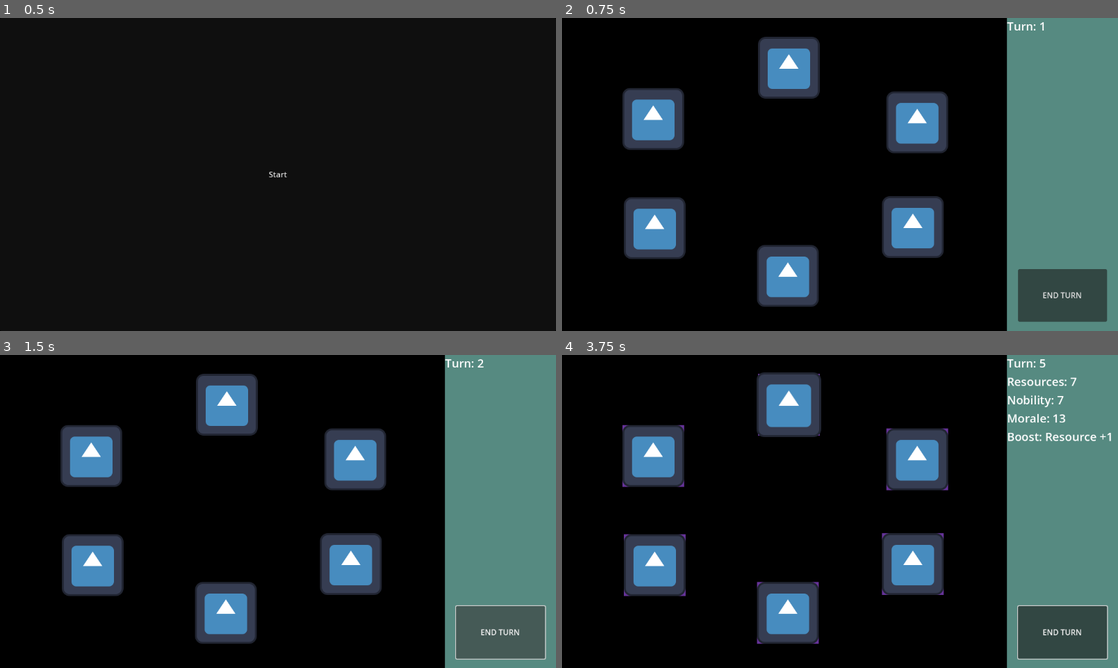
Above: before the commit, frames 1-4 (two rows, left to right).
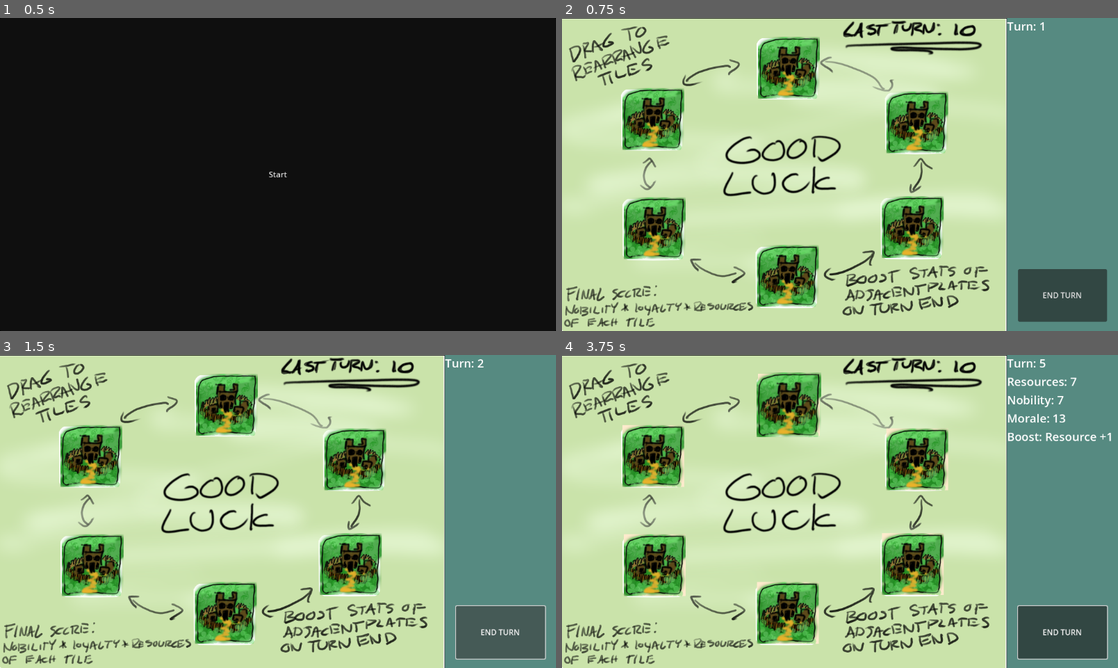
Above: after the commit, the same moments.

Repository: morganwynne/Cracking-Kingdom-Down
Game: Godot game, scene res://scenes/core.tscn
The game is run twice, just before and just after one commit, with the same random seed, the same clock (stepped at 60 frames per second) and the same inputs. The engine's default icon, where the game draws it, is replaced by a stand-in: a white triangle on a blue panel in a dark square.
Inputs (mouse positions are in pixels of both pictures, inside the frame that each line leads up to):
- Up to frame 1 (0.5 s): no input
- Up to frame 2 (0.75 s): click "Start" at 0.5 s
- Up to frame 3 (1.5 s): click "END TURN" at 1.25 s
- Up to frame 4 (3.75 s): click "END TURN" at 2 s; click "END TURN" at 2.75 s; tap Enter at 3.5 s; move the mouse to (789, 405) at 3.52 s; press the mouse at (789, 405) at 3.53 s

Frame 1 is identical in both runs. In frame 2, 79% of the frame differs, in the area x 0-80%, y 0-100%; in frame 3, 79%; in frame 4, 79%.

Commit message:
Calculate end game score and add restart screen

Diff:
--- a/scenes/core.tscn
+++ b/scenes/core.tscn
@@ -1,6 +1,9 @@
-[gd_scene load_steps=2 format=3 uid="uid://dt2mrlrcedsuy"]
+[gd_scene load_steps=3 format=3 uid="uid://dt2mrlrcedsuy"]
 
 [ext_resource type="Script" path="res://scripts/core.gd" id="1_68xih"]
+
+[sub_resource type="LabelSettings" id="LabelSettings_1pdhs"]
+line_spacing = 40.0
 
 [node name="Core" type="Node"]
 script = ExtResource("1_68xih")
@@ -25,4 +28,42 @@
 grow_vertical = 2
 text = "Start"
 
+[node name="EndGameUI" type="Control" parent="."]
+process_mode = 3
+visible = false
+layout_mode = 3
+anchors_preset = 15
+anchor_right = 1.0
+anchor_bottom = 1.0
+grow_horizontal = 2
+grow_vertical = 2
+
+[node name="Label" type="Label" parent="EndGameUI"]
+layout_mode = 1
+anchors_preset = 8
+anchor_left = 0.5
+anchor_top = 0.5
+anchor_right = 0.5
+anchor_bottom = 0.5
+offset_left = -24.0
+offset_top = -11.5
+offset_right = 24.0
+offset_bottom = 11.5
+grow_horizontal = 2
+grow_vertical = 2
+text = "Score:"
+label_settings = SubResource("LabelSettings_1pdhs")
+
+[node name="Restart" type="Button" parent="EndGameUI"]
+layout_mode = 1
+anchors_preset = -1
+anchor_top = 0.621
+anchor_right = 1.0
+anchor_bottom = 1.0
+offset_top = -8.0
+grow_horizontal = 2
+grow_vertical = 0
+text = "Restart"
+
 [connection signal="pressed" from="MainMenuUI/Start" to="." method="_on_start_game_pressed"]
+[connection signal="pressed" from="EndGameUI/Restart" to="." method="_on_restart_game_pressed"]
--- a/scenes/game.tscn
+++ b/scenes/game.tscn
@@ -1,8 +1,9 @@
-[gd_scene load_steps=10 format=3 uid="uid://dk01u1bxotws2"]
+[gd_scene load_steps=11 format=3 uid="uid://dk01u1bxotws2"]
 
 [ext_resource type="PackedScene" uid="uid://dn10wrliy2423" path="res://scenes/plate_holder.tscn" id="1_eol53"]
 [ext_resource type="Script" path="res://scripts/game.gd" id="1_r0p67"]
 [ext_resource type="PackedScene" uid="uid://dm37p0qw2e7qd" path="res://scenes/plate.tscn" id="2_3k1tl"]
+[ext_resource type="Texture2D" uid="uid://clus1ox36lfjt" path="res://images/background.png" id="2_wjhfu"]
 [ext_resource type="Script" path="res://scripts/end_turn_button.gd" id="4_f5sf2"]
 [ext_resource type="Script" path="res://scripts/turn_label.gd" id="4_y5emj"]
 [ext_resource type="Script" path="res://scripts/turn_counter.gd" id="5_t813l"]
@@ -13,86 +14,90 @@
 [node name="Game" type="Node"]
 script = ExtResource("1_r0p67")
 
+[node name="TextureRect" type="Sprite2D" parent="."]
+position = Vector2(460, 325)
+texture = ExtResource("2_wjhfu")
+
 [node name="PlateHolders" type="Node" parent="."]
 
-[node name="PlateHolder1" parent="PlateHolders" node_paths=PackedStringArray("plate") instance=ExtResource("1_eol53")]
+[node name="PlateHolder1" parent="PlateHolders" node_paths=PackedStringArray("plate", "adjacent_plate_holders") instance=ExtResource("1_eol53")]
 position = Vector2(470, 103)
 plate = NodePath("../../Plates/Plate1")
+adjacent_plate_holders = [NodePath("../PlateHolder3"), NodePath("../PlateHolder6")]
 
-[node name="PlateHolder2" parent="PlateHolders" node_paths=PackedStringArray("plate") instance=ExtResource("1_eol53")]
+[node name="PlateHolder2" parent="PlateHolders" node_paths=PackedStringArray("plate", "adjacent_plate_holders") instance=ExtResource("1_eol53")]
 position = Vector2(727, 433)
 plate = NodePath("../../Plates/Plate2")
+adjacent_plate_holders = [NodePath("../PlateHolder3"), NodePath("../PlateHolder4")]
 
-[node name="PlateHolder3" parent="PlateHolders" node_paths=PackedStringArray("plate") instance=ExtResource("1_eol53")]
+[node name="PlateHolder3" parent="PlateHolders" node_paths=PackedStringArray("plate", "adjacent_plate_holders") instance=ExtResource("1_eol53")]
 position = Vector2(736, 216)
 plate = NodePath("../../Plates/Plate3")
+adjacent_plate_holders = [NodePath("../PlateHolder1"), NodePath("../PlateHolder2")]
 
-[node name="PlateHolder4" parent="PlateHolders" node_paths=PackedStringArray("plate") instance=ExtResource("1_eol53")]
+[node name="PlateHolder4" parent="PlateHolders" node_paths=PackedStringArray("plate", "adjacent_plate_holders") instance=ExtResource("1_eol53")]
 position = Vector2(468, 534)
 plate = NodePath("../../Plates/Plate4")
+adjacent_plate_holders = [NodePath("../PlateHolder2"), NodePath("../PlateHolder5")]
 
-[node name="PlateHolder5" parent="PlateHolders" node_paths=PackedStringArray("plate") instance=ExtResource("1_eol53")]
+[node name="PlateHolder5" parent="PlateHolders" node_paths=PackedStringArray("plate", "adjacent_plate_holders") instance=ExtResource("1_eol53")]
 position = Vector2(192, 435)
 plate = NodePath("../../Plates/Plate5")
+adjacent_plate_holders = [NodePath("../PlateHolder4"), NodePath("../PlateHolder6")]
 
-[node name="PlateHolder6" parent="PlateHolders" node_paths=PackedStringArray("plate") instance=ExtResource("1_eol53")]
+[node name="PlateHolder6" parent="PlateHolders" node_paths=PackedStringArray("plate", "adjacent_plate_holders") instance=ExtResource("1_eol53")]
 position = Vector2(189, 209)
 plate = NodePath("../../Plates/Plate6")
+adjacent_plate_holders = [NodePath("../PlateHolder5"), NodePath("../PlateHolder1")]
 
 [node name="Plates" type="Node" parent="."]
 
-[node name="Plate1" parent="Plates" node_paths=PackedStringArray("plate_holder", "adjacent_plates") instance=ExtResource("2_3k1tl")]
+[node name="Plate1" parent="Plates" node_paths=PackedStringArray("plate_holder") instance=ExtResource("2_3k1tl")]
 position = Vector2(470, 103)
 plate_holder = NodePath("../../PlateHolders/PlateHolder1")
-adjacent_plates = [NodePath("../Plate6"), NodePath("../Plate3")]
 nobility = 3
 morale = 5
 resources = 7
 boosted_amount = 1
 
-[node name="Plate2" parent="Plates" node_paths=PackedStringArray("plate_holder", "adjacent_plates") instance=ExtResource("2_3k1tl")]
+[node name="Plate2" parent="Plates" node_paths=PackedStringArray("plate_holder") instance=ExtResource("2_3k1tl")]
 position = Vector2(727, 433)
 plate_holder = NodePath("../../PlateHolders/PlateHolder2")
-adjacent_plates = [NodePath("../Plate3"), NodePath("../Plate4")]
 nobility = 3
 morale = 7
 resources = 5
 boosted_amount = 2
 
-[node name="Plate3" parent="Plates" node_paths=PackedStringArray("plate_holder", "adjacent_plates") instance=ExtResource("2_3k1tl")]
+[node name="Plate3" parent="Plates" node_paths=PackedStringArray("plate_holder") instance=ExtResource("2_3k1tl")]
 position = Vector2(736, 216)
 plate_holder = NodePath("../../PlateHolders/PlateHolder3")
-adjacent_plates = [NodePath("../Plate1"), NodePath("../Plate2")]
 nobility = 5
 morale = 3
 resources = 7
 boosted_stat = 1
 boosted_amount = 1
 
-[node name="Plate4" parent="Plates" node_paths=PackedStringArray("plate_holder", "adjacent_plates") instance=ExtResource("2_3k1tl")]
+[node name="Plate4" parent="Plates" node_paths=PackedStringArray("plate_holder") instance=ExtResource("2_3k1tl")]
 position = Vector2(468, 534)
 plate_holder = NodePath("../../PlateHolders/PlateHolder4")
-adjacent_plates = [NodePath("../Plate5"), NodePath("../Plate2")]
 nobility = 5
 morale = 7
 resources = 3
 boosted_stat = 1
 boosted_amount = 2
 
-[node name="Plate5" parent="Plates" node_paths=PackedStringArray("plate_holder", "adjacent_plates") instance=ExtResource("2_3k1tl")]
+[node name="Plate5" parent="Plates" node_paths=PackedStringArray("plate_holder") instance=ExtResource("2_3k1tl")]
 position = Vector2(192, 435)
 plate_holder = NodePath("../../PlateHolders/PlateHolder5")
-adjacent_plates = [NodePath("../Plate6"), NodePath("../Plate4")]
 nobility = 7
 morale = 3
 resources = 5
 boosted_stat = 2
 boosted_amount = 1
 
-[node name="Plate6" parent="Plates" node_paths=PackedStringArray("plate_holder", "adjacent_plates") instance=ExtResource("2_3k1tl")]
+[node name="Plate6" parent="Plates" node_paths=PackedStringArray("plate_holder") instance=ExtResource("2_3k1tl")]
 position = Vector2(189, 209)
 plate_holder = NodePath("../../PlateHolders/PlateHolder6")
-adjacent_plates = [NodePath("../Plate1"), NodePath("../Plate5")]
 nobility = 7
 morale = 5
 resources = 3
@@ -116,7 +121,7 @@
 grow_vertical = 2
 color = Color(0.337255, 0.541176, 0.505882, 1)
 
-[node name="EndTurnButton" type="Button" parent="UI Sidebar" node_paths=PackedStringArray("turn_counter", "plates")]
+[node name="EndTurnButton" type="Button" parent="UI Sidebar" node_paths=PackedStringArray("turn_counter")]
 layout_mode = 1
 anchors_preset = -1
 anchor_left = 0.1
@@ -129,7 +134,6 @@
 text = "END TURN"
 script = ExtResource("4_f5sf2")
 turn_counter = NodePath("../../TurnCounter")
-plates = [NodePath("../../Plates/Plate1"), NodePath("../../Plates/Plate2"), NodePath("../../Plates/Plate3"), NodePath("../../Plates/Plate4"), NodePath("../../Plates/Plate5"), NodePath("../../Plates/Plate6")]
 
 [node name="VBoxContainer" type="VBoxContainer" parent="UI Sidebar"]
 layout_mode = 1
@@ -166,7 +170,8 @@
 label_settings = ExtResource("7_7d5uf")
 script = ExtResource("8_h1myy")
 
-[node name="TurnCounter" type="Node" parent="."]
+[node name="TurnCounter" type="Node" parent="." node_paths=PackedStringArray("plates")]
 script = ExtResource("5_t813l")
+plates = [NodePath("../Plates/Plate1"), NodePath("../Plates/Plate2"), NodePath("../Plates/Plate3"), NodePath("../Plates/Plate4"), NodePath("../Plates/Plate5"), NodePath("../Plates/Plate6")]
 
 [connection signal="pressed" from="UI Sidebar/EndTurnButton" to="UI Sidebar/EndTurnButton" method="_on_pressed"]
--- a/scenes/plate.tscn
+++ b/scenes/plate.tscn
@@ -1,7 +1,7 @@
 [gd_scene load_steps=4 format=3 uid="uid://dm37p0qw2e7qd"]
 
 [ext_resource type="Script" path="res://scripts/plate.gd" id="1_p4hyd"]
-[ext_resource type="Texture2D" uid="uid://bp7c02smwop1a" path="res://godot-icon.svg" id="2_8r205"]
+[ext_resource type="Texture2D" uid="uid://bc43ieyspsxc6" path="res://images/plate1.png" id="2_lm71e"]
 
 [sub_resource type="RectangleShape2D" id="RectangleShape2D_nsa1d"]
 size = Vector2(127, 126)
@@ -10,7 +10,7 @@
 script = ExtResource("1_p4hyd")
 
 [node name="Sprite2D" type="Sprite2D" parent="."]
-texture = ExtResource("2_8r205")
+texture = ExtResource("2_lm71e")
 
 [node name="Area2D" type="Area2D" parent="."]
 
--- a/scripts/core.gd
+++ b/scripts/core.gd
@@ -4,18 +4,31 @@
   get_tree().paused = true
 
 func _on_start_game_pressed() -> void:
-  var mainMenuUI:Control = $MainMenuUI;
+  var main_menu_ui:Control = $MainMenuUI
+  main_menu_ui.hide()
+  get_tree().paused = false
+  change_game.call_deferred(load("scenes/game.tscn"))
 
-  mainMenuUI.hide()
+func _on_restart_game_pressed() -> void:
+  var end_game_ui:Control = $EndGameUI
+  end_game_ui.hide()
   get_tree().paused = false
-
   change_game.call_deferred(load("scenes/game.tscn"))
 
 func change_game(scene:PackedScene) -> void:
   var game:Node = $Game
-
   for child:Node in game.get_children():
     game.remove_child(child)
     child.queue_free()
+  game.add_child(scene.instantiate())
 
-  game.add_child(scene.instantiate())
+func end_game(score:int) -> void:
+  get_tree().paused = true
+  var game:Node = $Game
+  for child:Node in game.get_children():
+    game.remove_child(child)
+    child.queue_free()
+  var end_game_menu:Control = $EndGameUI
+  var score_label:Label = end_game_menu.get_child(0)
+  score_label.text = "Score: " + str(score)
+  end_game_menu.show()
--- a/scripts/end_turn_button.gd
+++ b/scripts/end_turn_button.gd
@@ -1,9 +1,6 @@
 class_name EndTurnButton extends Button
 
 @export var turn_counter:TurnCounter
-@export var plates:Array[Plate]
 
 func _on_pressed() -> void:
   turn_counter.increment()
-  for plate:Plate in plates:
-    plate.process_end_turn(turn_counter.turn)
--- a/scripts/game.gd
+++ b/scripts/game.gd
@@ -1 +1,12 @@
 class_name Game extends Node
+
+func handle_end_game() -> void:
+  var score:int = 0
+  var plates_node:Node = $Plates
+  var plates:Array[Node] = plates_node.get_children()
+  for plate:Plate in plates:
+    score = (plate.resources * plate.nobility * plate.morale)
+
+  var games:Node = get_parent()
+  var core:Core = games.get_parent()
+  core.end_game(score)
--- a/scripts/plate.gd
+++ b/scripts/plate.gd
@@ -6,8 +6,6 @@
 @export var plate_holder:PlateHolder
 var offset:Vector2
 var original_position:Vector2
-
-@export var adjacent_plates: Array[Plate] = []
 
 @export var nobility:int = 0
 @export var morale:int = 0
@@ -54,13 +52,13 @@
 
 func _on_area_2d_body_entered(body:StaticBody2D) -> void:
   if body is PlateHolder:
-    body.modulate = Color(Color.REBECCA_PURPLE, 1)
+    body.modulate = Color(Color.BLANCHED_ALMOND, 1)
     if body != plate_holder:
       hovering_plate_holder = body
 
 func _on_area_2d_body_exited(body:StaticBody2D) -> void:
   if body is PlateHolder:
-    body.modulate = Color(Color.MEDIUM_PURPLE, 0.7)
+    body.modulate = Color(Color.BLANCHED_ALMOND, 0.7)
     if body == hovering_plate_holder:
       hovering_plate_holder = null
 
@@ -75,7 +73,8 @@
     tween.tween_property(self, "position", new_plate_holder.position, 0.2).set_ease(Tween.EASE_OUT)
 
 func process_end_turn(_turn:int) -> void:
-  for adjacent_plate:Plate in adjacent_plates:
+  for adjacent_plate_holder:PlateHolder in plate_holder.adjacent_plate_holders:
+    var adjacent_plate:Plate = adjacent_plate_holder.plate
     if (adjacent_plate.boosted_stat == Stats.RESOURCES):
       resources += adjacent_plate.boosted_amount
     elif (adjacent_plate.boosted_stat == Stats.NOBILITY):
--- a/scripts/plate_holder.gd
+++ b/scripts/plate_holder.gd
@@ -1,6 +1,7 @@
 class_name PlateHolder extends StaticBody2D
 
 @export var plate:Plate
+@export var adjacent_plate_holders: Array[PlateHolder] = []
 
 func _ready() -> void:
   modulate = Color(Color.MEDIUM_PURPLE, 0.7)
--- a/scripts/turn_counter.gd
+++ b/scripts/turn_counter.gd
@@ -1,9 +1,16 @@
 class_name TurnCounter extends Node
 
 var turn:int
+@export var plates:Array[Plate]
 
 func _ready() -> void:
   turn = 1;
 
 func increment() -> void:
-  turn += 1;
+  for plate:Plate in plates:
+    plate.process_end_turn(turn)
+  if (turn == 10):
+    var game:Game = get_parent()
+    game.handle_end_game()
+  else:
+    turn += 1;
Binary file added: images/background.png
Not shown, added: images/background.png.import
Binary file added: images/plate1.png
Not shown, added: images/plate1.png.import
